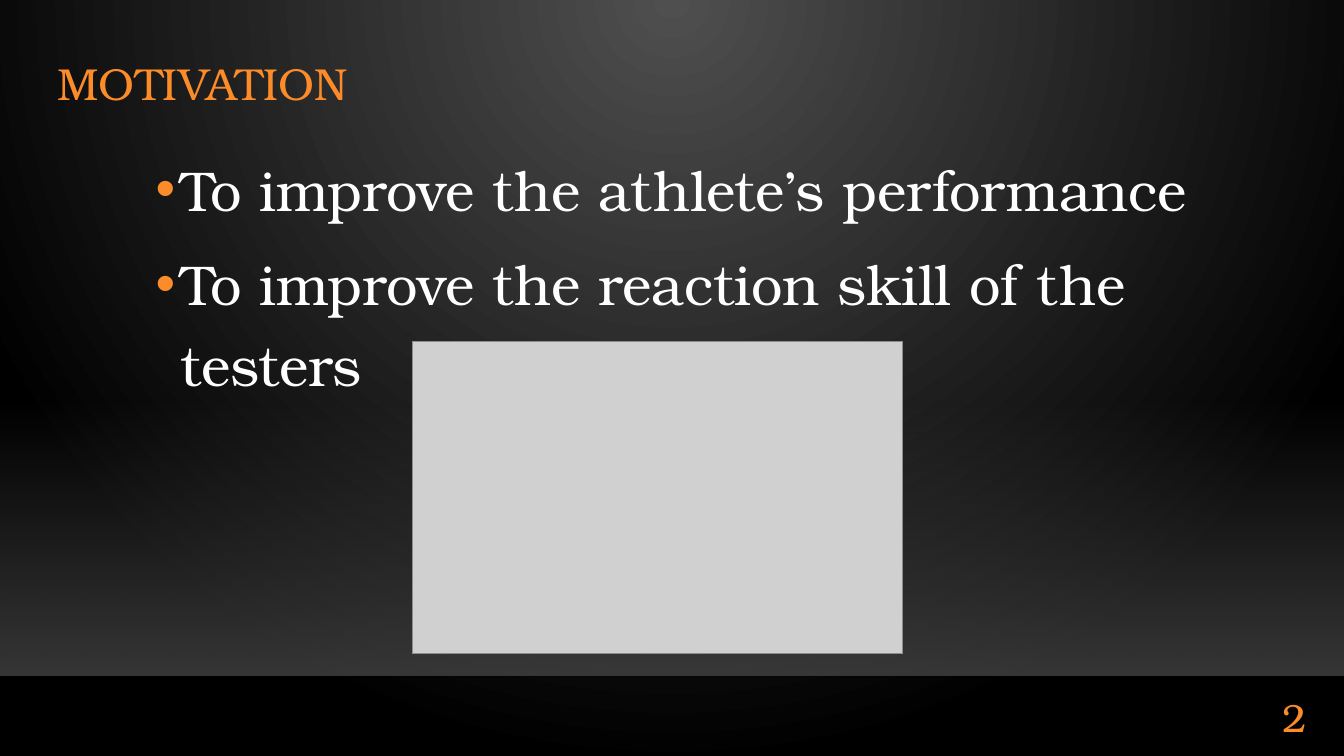
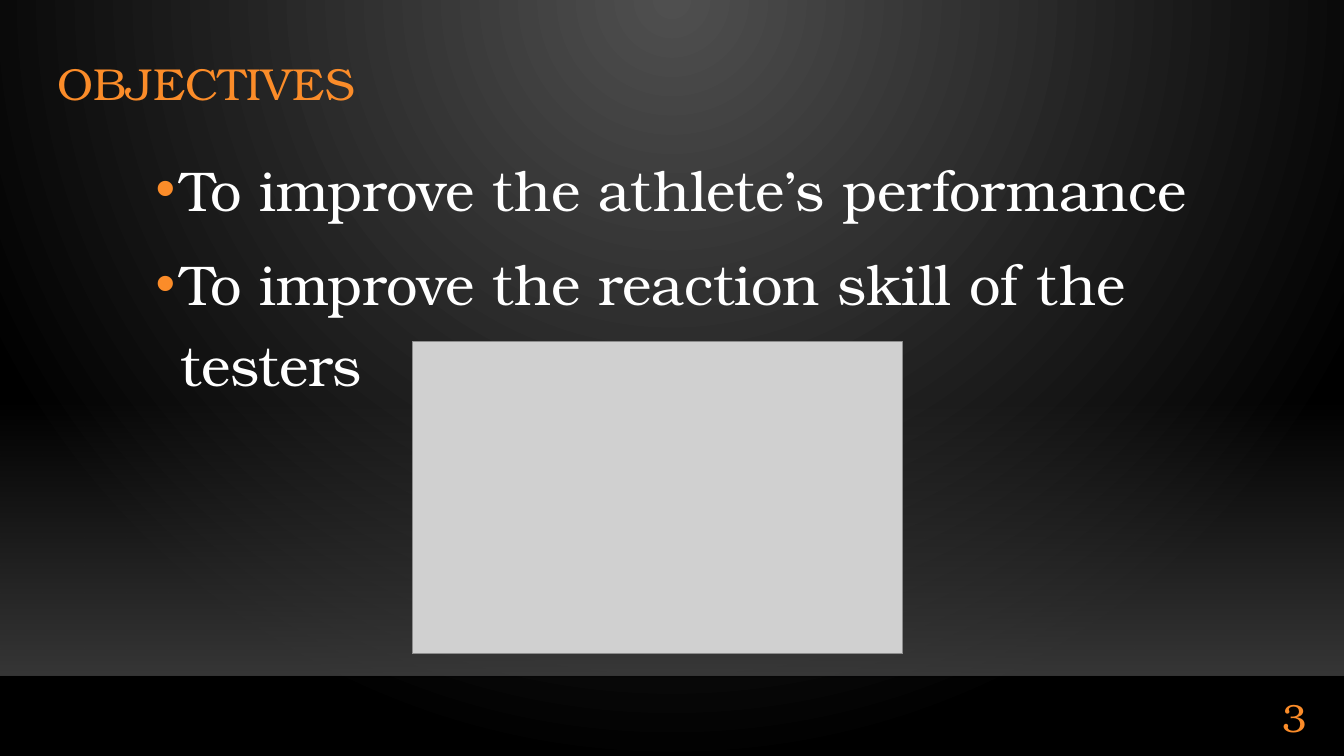
Before and after one commit to Al0nesauurs/etc, a slide deck: slide 3 of Work/present_iWing v2.pptx (slide 2 before the commit). Drawn at 1344x756 pixels with LibreOffice and Linux fonts; fonts in the diff are those of the drawing; grey boxes stand for pictures; background and template pictures are left out. Boxes give left, top, right and bottom in pixels: in the first picture for what was removed or moved away, otherwise in the second. Text is boxed around its words. In the diff, an @@ line names an element or a change of style, - is before the commit and + after.

```diff
--- a/Work/present_iWing v2.pptx
+++ b/Work/present_iWing v2.pptx
@@ title at [57, 69, 354, 101]: text changed @@
-MOTIVATION
+OBJECTIVES
@@ page number at [1282, 704, 1306, 733]: text changed @@
-2
+3
```
Also in this commit, not shown: 1 other slide changed, 3 slides added.
